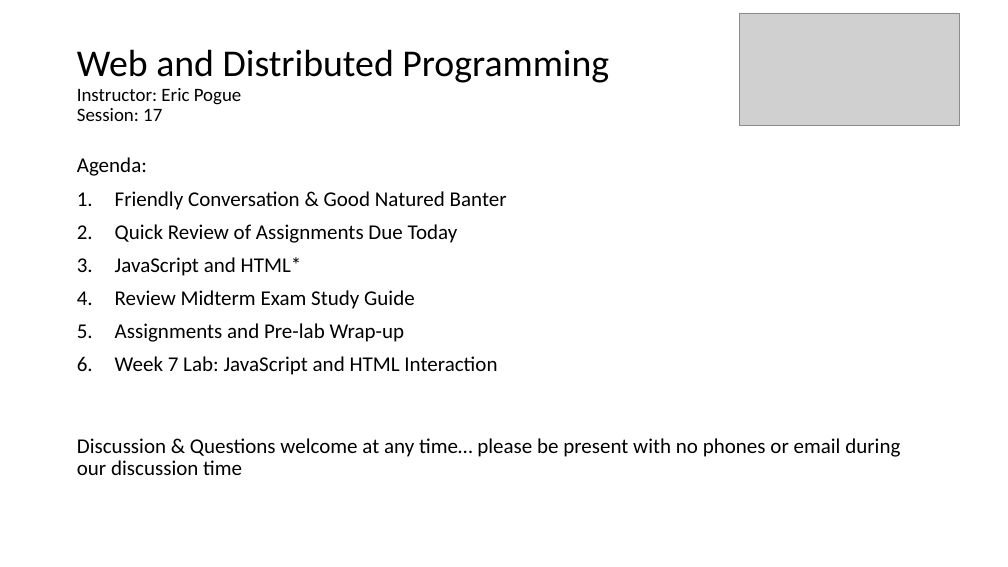
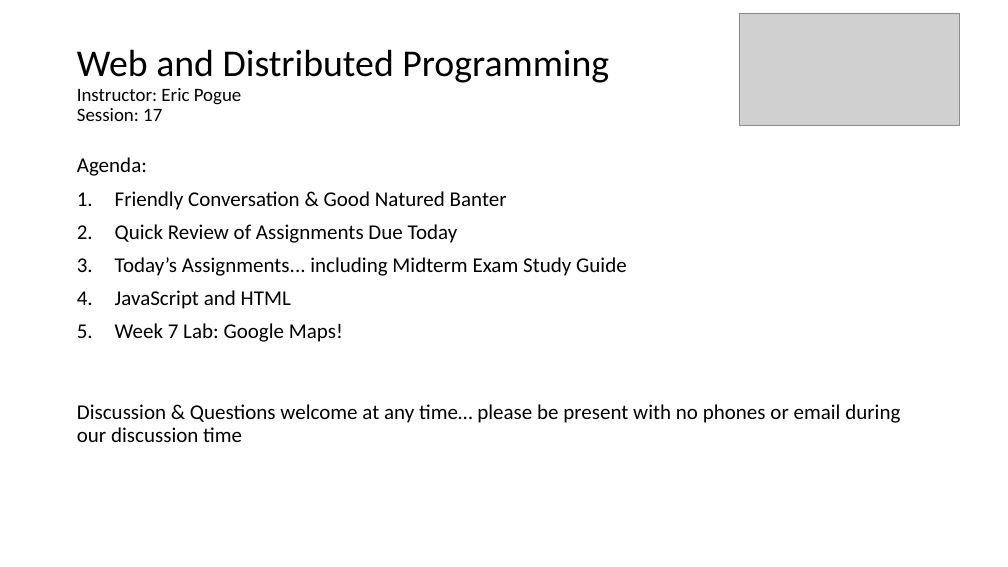
Before and after one commit to EricJPogue/www-epogue-info, a slide deck: slide 1 of CPSC-24700/Presentations/session-17.pptx. Drawn at 1008x567 pixels with LibreOffice and Linux fonts; fonts in the diff are those of the drawing; grey boxes stand for pictures. Boxes give left, top, right and bottom in pixels: in the first picture for what was removed or moved away, otherwise in the second. Text is boxed around its words. In the diff, an @@ line names an element or a change of style, - is before the commit and + after.

```diff
--- a/CPSC-24700/Presentations/session-17.pptx
+++ b/CPSC-24700/Presentations/session-17.pptx
@@ text at (x1=115, y1=257, x2=627, y2=342): text changed @@
-3. JavaScript and HTML*
-4. Review Midterm Exam Study Guide
-5. Assignments and Pre-lab Wrap-up
-6. Week 7 Lab: JavaScript and HTML Interaction
+3. Today’s Assignments... including Midterm Exam Study Guide
+4. JavaScript and HTML
+5. Week 7 Lab: Google Maps!
```
Also in this commit, not shown: 1 other slide changed, 1 other file.
